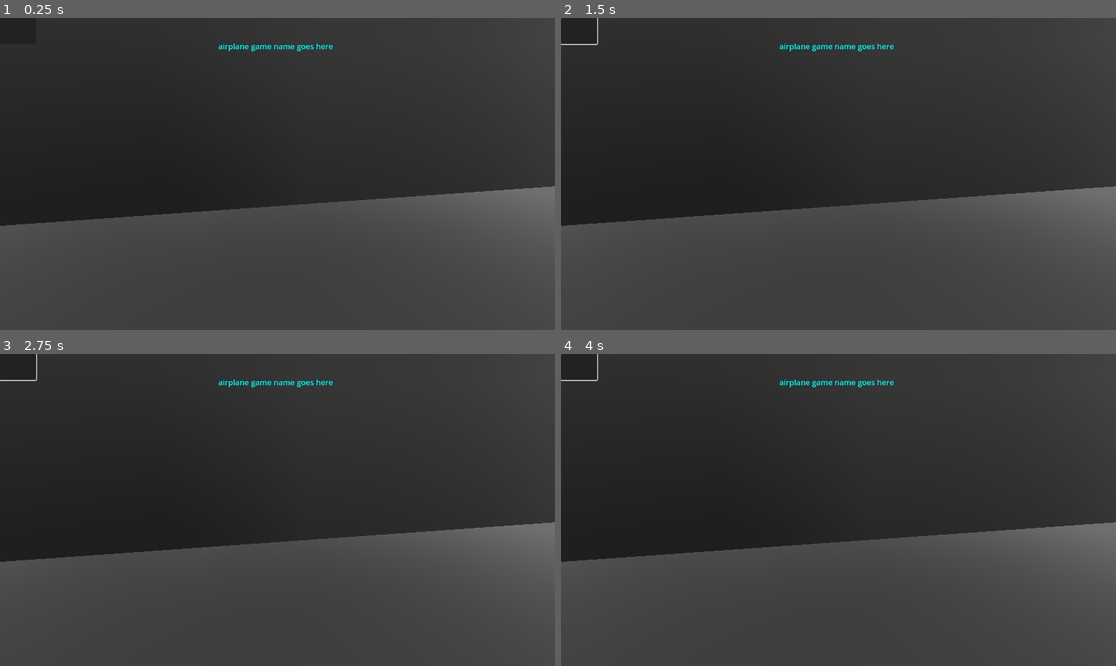
Above: before the commit, frames 1-4 (two rows, left to right).
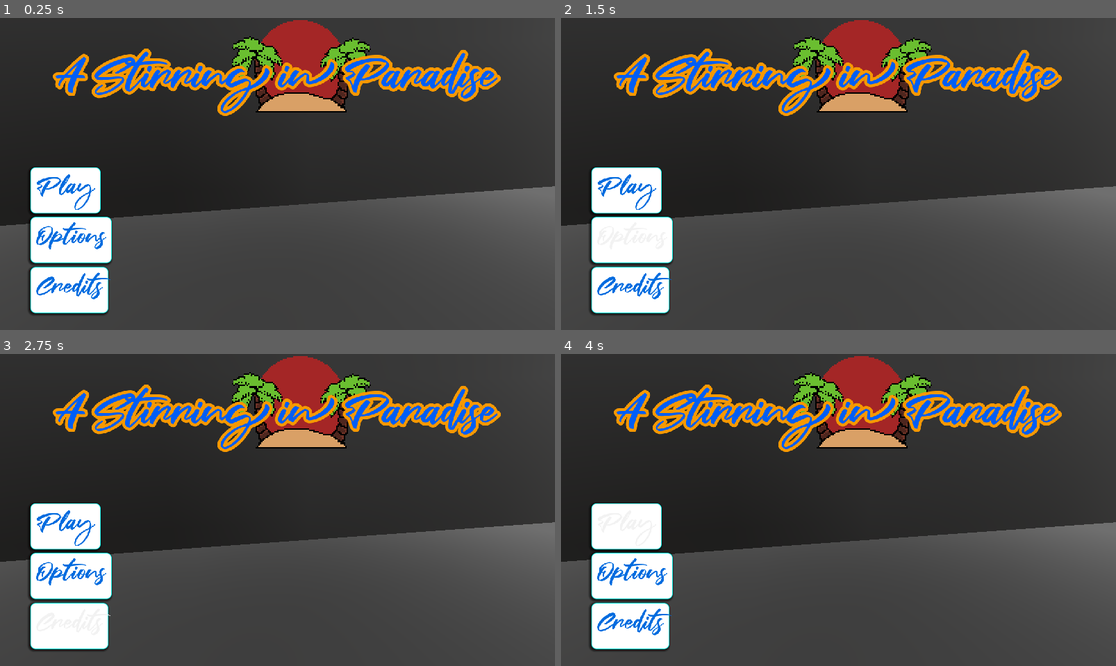
Above: after the commit, the same moments.

Repository: emilyallerdings/gwj81-expedition
Game: Godot game, scene res://Scenes/menu_testing.tscn
Same seed, same stepped clock (60 frames per second), same inputs: the game is played once before the commit and once after it. This scene is started directly instead of the project's main scene.
Inputs (mouse positions are in pixels of both pictures, inside the frame that each line leads up to):
- Up to frame 1 (0.25 s): no input
- Up to frame 2 (1.5 s): click (577, 30) at 0.52 s; click (633, 239) at 1.25 s, where only the run after the commit has a clickable "Options"
- Up to frame 3 (2.75 s): click (66, 625) at 2 s, where only the run after the commit has a clickable "Credits"
- Up to frame 4 (4 s): click (627, 525) at 2.75 s, where only the run after the commit has a clickable "Play"; click (627, 525) at 3.5 s, where only the run after the commit has a clickable "Play"

The runs differ from the first frame. In frame 1, 17% of the frame differs, in the area x 5-91%, y 0-96%; in frame 2, 17%, in the area x 0-91%, y 0-96%; in frame 3, 17%; in frame 4, 17%.

Commit message:
Updated title screen with some art

Diff:
--- /dev/null
+++ b/Materials/default_theme.tres
@@ -0,0 +1,85 @@
+[gd_resource type="Theme" load_steps=6 format=3 uid="uid://bncgplyvgv608"]
+
+[ext_resource type="FontFile" uid="uid://bafns24uaw6y5" path="res://Materials/NixieOne.ttf" id="1_88cmt"]
+
+[sub_resource type="StyleBoxEmpty" id="StyleBoxEmpty_88cmt"]
+
+[sub_resource type="StyleBoxFlat" id="StyleBoxFlat_5dbda"]
+bg_color = Color(1, 1, 1, 1)
+border_width_left = 2
+border_width_top = 2
+border_width_right = 2
+border_width_bottom = 2
+border_color = Color(0, 0.91764, 0.880164, 1)
+border_blend = true
+corner_radius_top_left = 10
+corner_radius_top_right = 10
+corner_radius_bottom_right = 10
+corner_radius_bottom_left = 10
+expand_margin_left = 10.0
+expand_margin_top = 5.0
+expand_margin_right = 10.0
+expand_margin_bottom = 5.0
+shadow_size = 5
+shadow_offset = Vector2(-2, 2)
+
+[sub_resource type="StyleBoxFlat" id="StyleBoxFlat_ycoxo"]
+bg_color = Color(1, 1, 1, 1)
+border_width_left = 2
+border_width_top = 2
+border_width_right = 2
+border_width_bottom = 2
+border_color = Color(0, 0.91764, 0.880164, 1)
+border_blend = true
+corner_radius_top_left = 10
+corner_radius_top_right = 10
+corner_radius_bottom_right = 10
+corner_radius_bottom_left = 10
+expand_margin_left = 10.0
+expand_margin_top = 5.0
+expand_margin_right = 10.0
+expand_margin_bottom = 5.0
+shadow_size = 5
+shadow_offset = Vector2(-2, 2)
+
+[sub_resource type="StyleBoxFlat" id="StyleBoxFlat_34v3d"]
+bg_color = Color(1, 1, 1, 1)
+border_width_left = 2
+border_width_top = 2
+border_width_right = 2
+border_width_bottom = 2
+border_color = Color(0, 0.91764, 0.880164, 1)
+border_blend = true
+corner_radius_top_left = 10
+corner_radius_top_right = 10
+corner_radius_bottom_right = 10
+corner_radius_bottom_left = 10
+expand_margin_left = 10.0
+expand_margin_top = 5.0
+expand_margin_right = 10.0
+expand_margin_bottom = 5.0
+shadow_size = 5
+shadow_offset = Vector2(-2, 2)
+
+[resource]
+Button/colors/font_color = Color(0, 0.419608, 0.87451, 1)
+Button/colors/font_disabled_color = Color(0.875, 0.875, 0.875, 0.5)
+Button/colors/font_focus_color = Color(0.95, 0.95, 0.95, 1)
+Button/colors/font_hover_color = Color(0.95, 0.95, 0.95, 1)
+Button/colors/font_hover_pressed_color = Color(1, 1, 1, 1)
+Button/colors/font_outline_color = Color(0, 0, 0, 1)
+Button/colors/font_pressed_color = Color(0, 0.419608, 0.87451, 1)
+Button/colors/icon_disabled_color = Color(1, 1, 1, 0.4)
+Button/colors/icon_focus_color = Color(1, 1, 1, 1)
+Button/colors/icon_hover_color = Color(1, 1, 1, 1)
+Button/colors/icon_hover_pressed_color = Color(1, 1, 1, 1)
+Button/colors/icon_normal_color = Color(1, 1, 1, 1)
+Button/colors/icon_pressed_color = Color(1, 1, 1, 1)
+Button/fonts/font = ExtResource("1_88cmt")
+Button/styles/disabled = null
+Button/styles/focus = SubResource("StyleBoxEmpty_88cmt")
+Button/styles/hover = SubResource("StyleBoxFlat_5dbda")
+Button/styles/normal = SubResource("StyleBoxFlat_ycoxo")
+Button/styles/pressed = SubResource("StyleBoxFlat_34v3d")
+RichTextLabel/font_sizes/normal_font_size = 50
+RichTextLabel/fonts/normal_font = ExtResource("1_88cmt")
--- a/Scenes/menu_testing.tscn
+++ b/Scenes/menu_testing.tscn
@@ -1,6 +1,9 @@
-[gd_scene load_steps=5 format=3 uid="uid://cua0fhfbu5gg1"]
+[gd_scene load_steps=8 format=3 uid="uid://cua0fhfbu5gg1"]
 
 [ext_resource type="PackedScene" uid="uid://cl844rkgxivpm" path="res://Assets/selectionroom.glb" id="1_m6x4c"]
+[ext_resource type="Theme" uid="uid://bncgplyvgv608" path="res://Materials/default_theme.tres" id="2_5dbda"]
+[ext_resource type="FontFile" uid="uid://d4da0phun8v4d" path="res://Materials/Fair Prosper.ttf" id="3_ycoxo"]
+[ext_resource type="Texture2D" uid="uid://crjk38l5pjmae" path="res://Assets/title_splash.png" id="4_ycoxo"]
 
 [sub_resource type="ProceduralSkyMaterial" id="ProceduralSkyMaterial_m6x4c"]
 sky_energy_multiplier = 6.05
@@ -22,7 +25,7 @@
 [node name="WorldEnvironment" type="WorldEnvironment" parent="."]
 environment = SubResource("Environment_5dbda")
 
-[node name="Control" type="Control" parent="."]
+[node name="Main Menu UI" type="Control" parent="."]
 layout_mode = 3
 anchors_preset = 15
 anchor_right = 1.0
@@ -30,21 +33,60 @@
 grow_horizontal = 2
 grow_vertical = 2
 
-[node name="RichTextLabel" type="RichTextLabel" parent="Control"]
+[node name="Title" type="RichTextLabel" parent="Main Menu UI"]
 layout_mode = 1
 anchors_preset = 10
 anchor_right = 1.0
-offset_left = 21.0
-offset_top = 26.0
-offset_right = -28.0
-offset_bottom = 92.0
+offset_left = 23.0
+offset_top = 60.0
+offset_right = -26.0
+offset_bottom = 208.0
 grow_horizontal = 2
+theme = ExtResource("2_5dbda")
+theme_override_colors/font_outline_color = Color(0.964367, 0.596282, 0, 1)
+theme_override_constants/outline_size = 25
+theme_override_fonts/normal_font = ExtResource("3_ycoxo")
+theme_override_font_sizes/normal_font_size = 90
 bbcode_enabled = true
-text = "[color=cyan]airplane game name goes here[/color]"
+text = "[color=#005EF6]A Stirring in Paradise[/color]"
 horizontal_alignment = 1
 vertical_alignment = 1
 
-[node name="Button" type="Button" parent="Control"]
+[node name="Play" type="Button" parent="Main Menu UI"]
 layout_mode = 0
-offset_right = 75.0
-offset_bottom = 54.0
+offset_left = 73.0
+offset_top = 315.0
+offset_right = 180.0
+offset_bottom = 388.0
+theme = ExtResource("2_5dbda")
+theme_override_fonts/font = ExtResource("3_ycoxo")
+theme_override_font_sizes/font_size = 50
+text = "Play"
+
+[node name="Options" type="Button" parent="Main Menu UI"]
+layout_mode = 0
+offset_left = 73.0
+offset_top = 418.0
+offset_right = 215.0
+offset_bottom = 491.0
+theme = ExtResource("2_5dbda")
+theme_override_fonts/font = ExtResource("3_ycoxo")
+theme_override_font_sizes/font_size = 50
+text = "Options"
+
+[node name="Credits" type="Button" parent="Main Menu UI"]
+layout_mode = 0
+offset_left = 73.0
+offset_top = 522.0
+offset_right = 215.0
+offset_bottom = 595.0
+theme = ExtResource("2_5dbda")
+theme_override_fonts/font = ExtResource("3_ycoxo")
+theme_override_font_sizes/font_size = 50
+text = "Credits"
+
+[node name="TitleSplash" type="Sprite2D" parent="Main Menu UI"]
+show_behind_parent = true
+position = Vector2(623, 100)
+scale = Vector2(3, 3)
+texture = ExtResource("4_ycoxo")
--- a/project.godot
+++ b/project.godot
@@ -13,6 +13,7 @@
 config/name="GWJ81-Expedition"
 run/main_scene="uid://ckjr7lbj1cxxq"
 config/features=PackedStringArray("4.4", "GL Compatibility")
+boot_splash/image="uid://dvpdrtsv0ogbq"
 config/icon="res://icon.svg"
 
 [file_customization]
@@ -21,7 +22,8 @@
 "res://Assets/": "teal",
 "res://Materials/": "yellow",
 "res://Scenes/": "red",
-"res://Scripts/": "blue"
+"res://Scripts/": "blue",
+"res://UI Assets/": "purple"
 }
 
 [input]
@@ -54,5 +56,6 @@
 
 [rendering]
 
+textures/canvas_textures/default_texture_filter=0
 renderer/rendering_method="gl_compatibility"
 renderer/rendering_method.mobile="gl_compatibility"
Binary file added: Assets/title_splash.png
Not shown, added: Assets/title_splash.png.import
Binary file added: Assets/title_splash_blowup.png
Not shown, added: Assets/title_splash_blowup.png.import
Binary file added: Materials/Fair Prosper.ttf
Not shown, added: Materials/Fair Prosper.ttf.import
Binary file added: Materials/NixieOne.ttf
Not shown, added: Materials/NixieOne.ttf.import
Binary file added: Materials/Parisienne-Regular.ttf
Not shown, added: Materials/Parisienne-Regular.ttf.import
